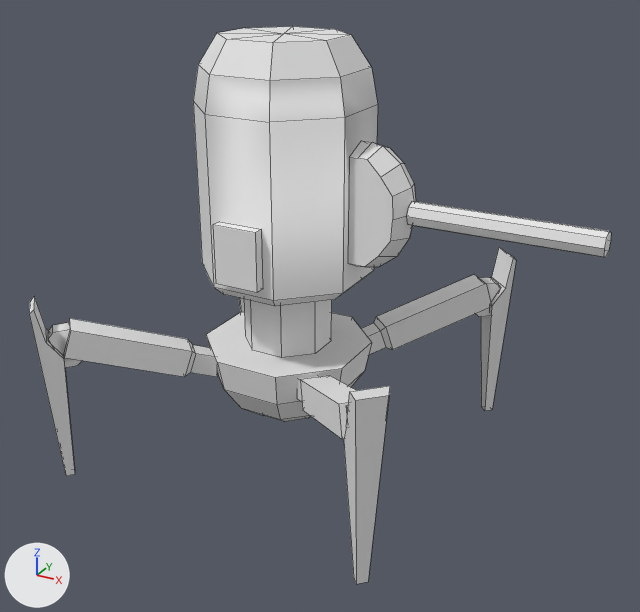
Two versions of the FBX model Assets/Resources/Models/cube.fbx, one commit apart.
Before and after are seen from a 50 mm camera at (3.454, -5.777, 4.225) aimed at (0.386, -0.197, 1.435). The lights are fixed; the arrows at lower left show +X, +Y and +Z. Mesh edges are drawn as thin lines. Where no turn or scale is listed for an object, it has been applied to the vertices. Vertices at the same position are counted once.

Names of what the first picture shows: 'Robot'.
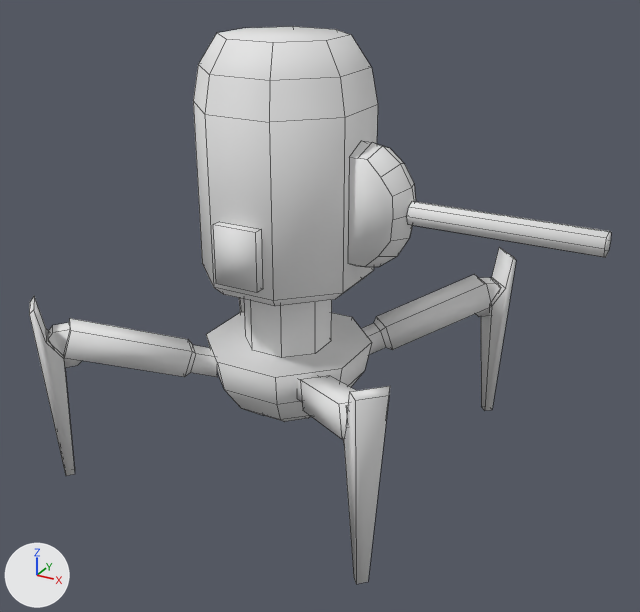
Where the newer file only moved an object's origin or applied its transform, the numbers keep the older frame.

Changed parts and their boxes [x1, y1, x2, y2] in the pictures (640 x 612 px):
part 1 of me_sphere_000, cut back
    both: [217, 27, 350, 43]

What the commit changed:
me_sphere_000 is used by ob_robot; location (0.0, 0.0, 0.75).
Verts and faces of me_sphere_000; kept vertices keep their numbers, new ones are numbered from 377.
Before the commit, vertices of me_sphere_000: 16 (-0.47, 0.17, 2.69) at pixel (245, 27), 19 (-0.21, 0.44, 2.69) at pixel (292, 26), 22 (0.17, 0.44, 2.69) at pixel (335, 29), 25 (0.44, 0.17, 2.69) at pixel (351, 34), 28 (0.44, -0.21, 2.69) at pixel (326, 40).
Before the commit, vertices of me_sphere_000: 31 (0.17, -0.47, 2.69) at pixel (272, 42), 34 (-0.21, -0.47, 2.69) at pixel (226, 39), 37 (-0.47, -0.21, 2.69) at pixel (216, 32), 154 (-0.02, -0.02, 2.69) at pixel (283, 33).
me_sphere_000 had 377 vertices, 252 faces and spanned x -1.52..2.45, y -1.52..1.5, z -0.75..2.69.
me_sphere_000 now has 376 vertices, 245 faces and spans x -1.52..2.45, y -1.52..1.5, z -0.75..2.69.
Part 1, on me_sphere_000:
Vertices deleted: 154 (with the faces that use them).
New faces: (16, 37, 34, 31, 28, 25, 22, 19).
me_sphere_000 part 2: the surface is now shaded smooth.
